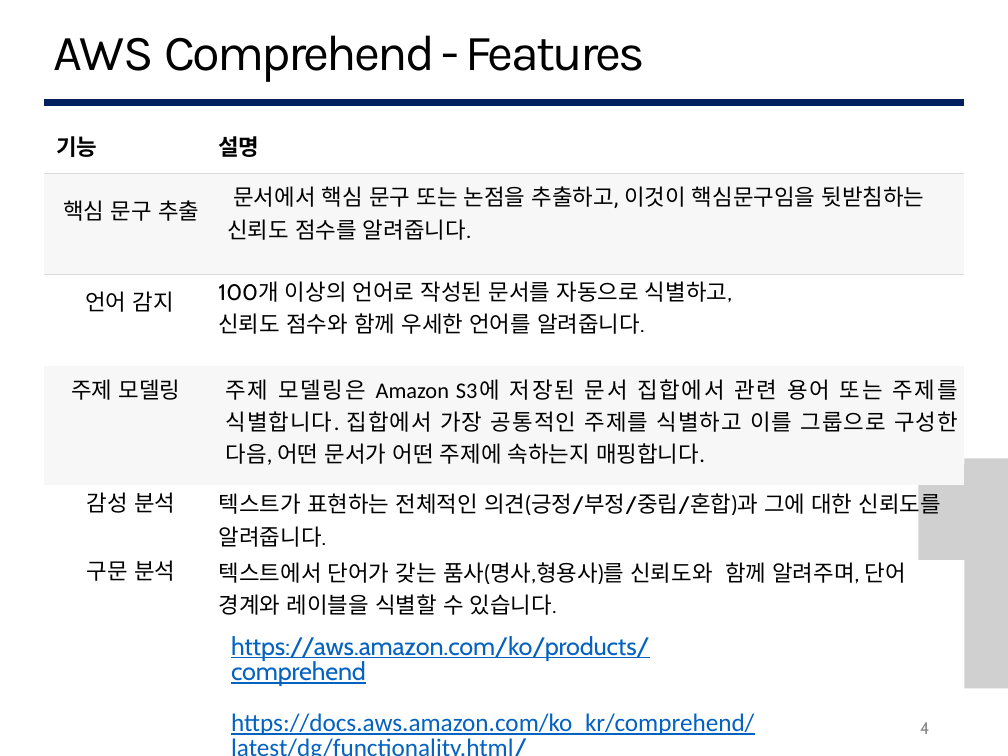
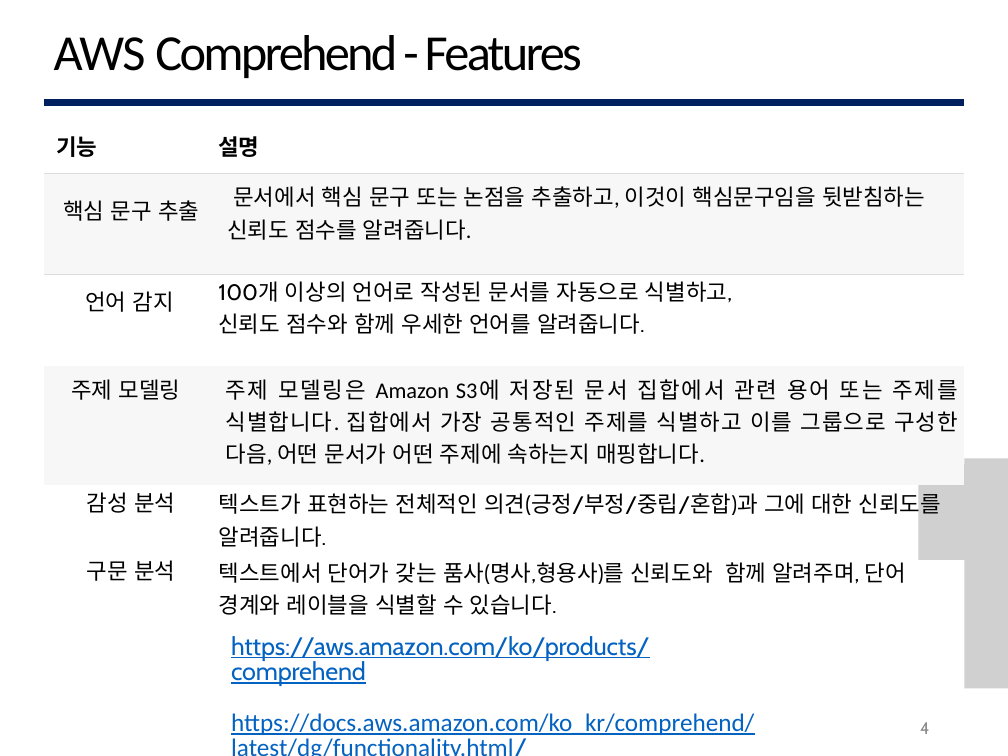
Before and after one commit to lee95292/AWS_Comprehend_onUse, a slide deck: slide 4 of slides/AWS_Comprehend.pptx. Drawn at 1008x756 pixels with LibreOffice and Linux fonts; fonts in the diff are those of the drawing; grey boxes stand for pictures. Boxes give left, top, right and bottom in pixels: in the first picture for what was removed or moved away, otherwise in the second. Text is boxed around its words. In the diff, an @@ line names an element or a change of style, - is before the commit and + after.

Commit message:
comprehend slides update

```diff
--- a/slides/AWS_Comprehend.pptx
+++ b/slides/AWS_Comprehend.pptx
@@ title "AWS Comprehend - Features" at (54,35,582,78): font Karla to Calibri @@
```
Also in this commit, not shown: 31 other slides changed, 1 slide added.
